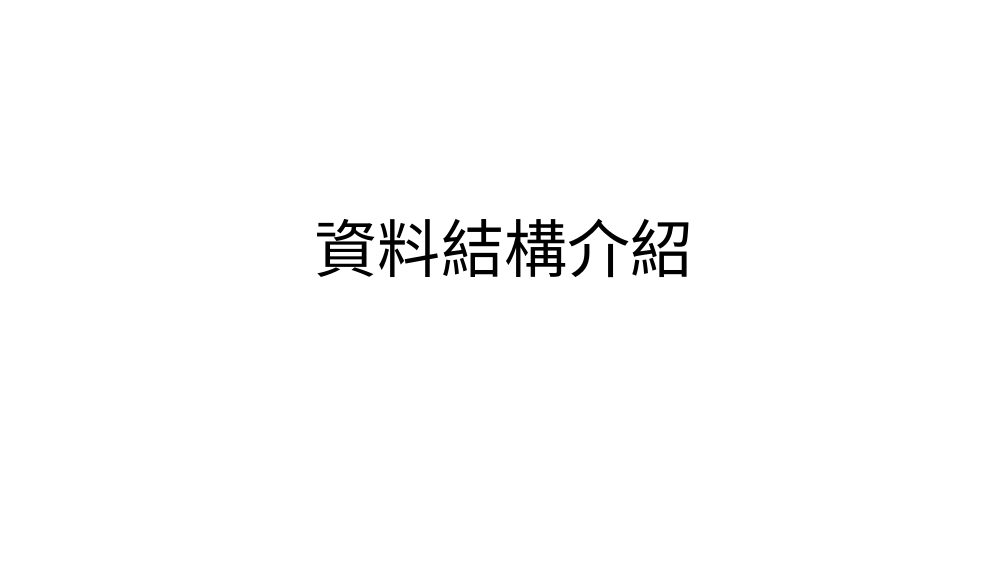
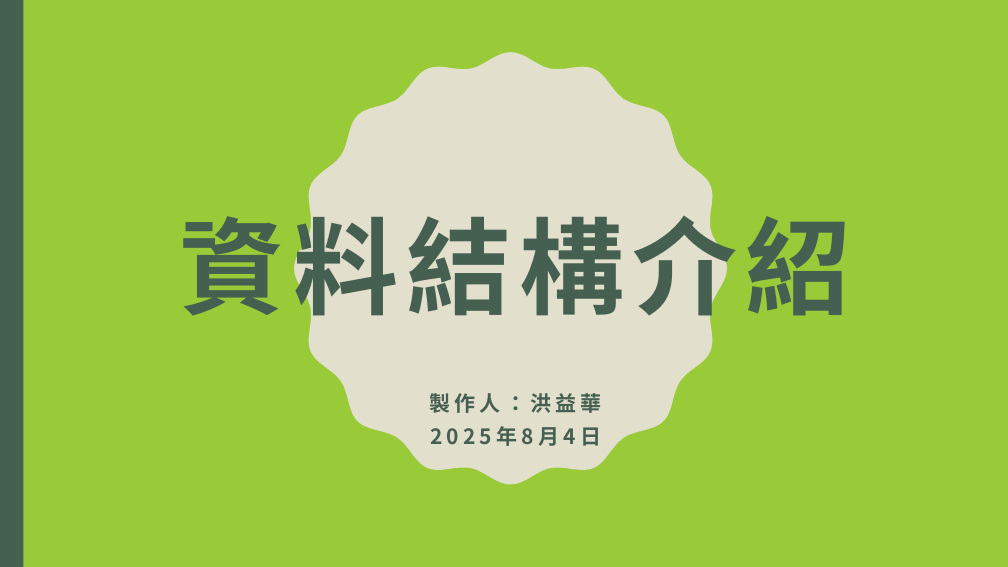
Before and after one commit to yihua0988/-2025-7-29-, a slide deck: slide 1 of ppt/資料結構介紹.pptx. Drawn at 1008x567 pixels with LibreOffice and Linux fonts; fonts in the diff are those of the drawing. Boxes give left, top, right and bottom in pixels: in the first picture for what was removed or moved away, otherwise in the second. Text is boxed around its words. In the diff, an @@ line names an element or a change of style, - is before the commit and + after.

```diff
--- a/ppt/資料結構介紹.pptx
+++ b/ppt/資料結構介紹.pptx
@@ background #FFFFFF to #99CB38 @@
@@ rectangle added at (x1=0, y1=0, x2=23, y2=567), fill #455F51 @@
@@ freeform shape added at (x1=294, y1=52, x2=727, y2=485), fill #E2DFCC @@
@@ title "資料結構介紹" moved from (x1=315, y1=219, x2=693, y2=278) to (x1=180, y1=200, x2=851, y2=332) @@
@@ title "資料結構介紹" at (x1=180, y1=200, x2=851, y2=332): size 60 to 100 pt, font Calibri to Noto Sans CJK SC, text colour #000000 to #455F51, letter spacing 0 to 8 pt, bold on; vertical alignment bottom to middle @@
@@ subtitle added at (x1=429, y1=393, x2=601, y2=446), 20 pt, text #455F51, bold @@
+製作人：洪益華
+2025年8月4日
```
Also in this commit, not shown: 12 slides added, 19 slides removed, 5 other files.
